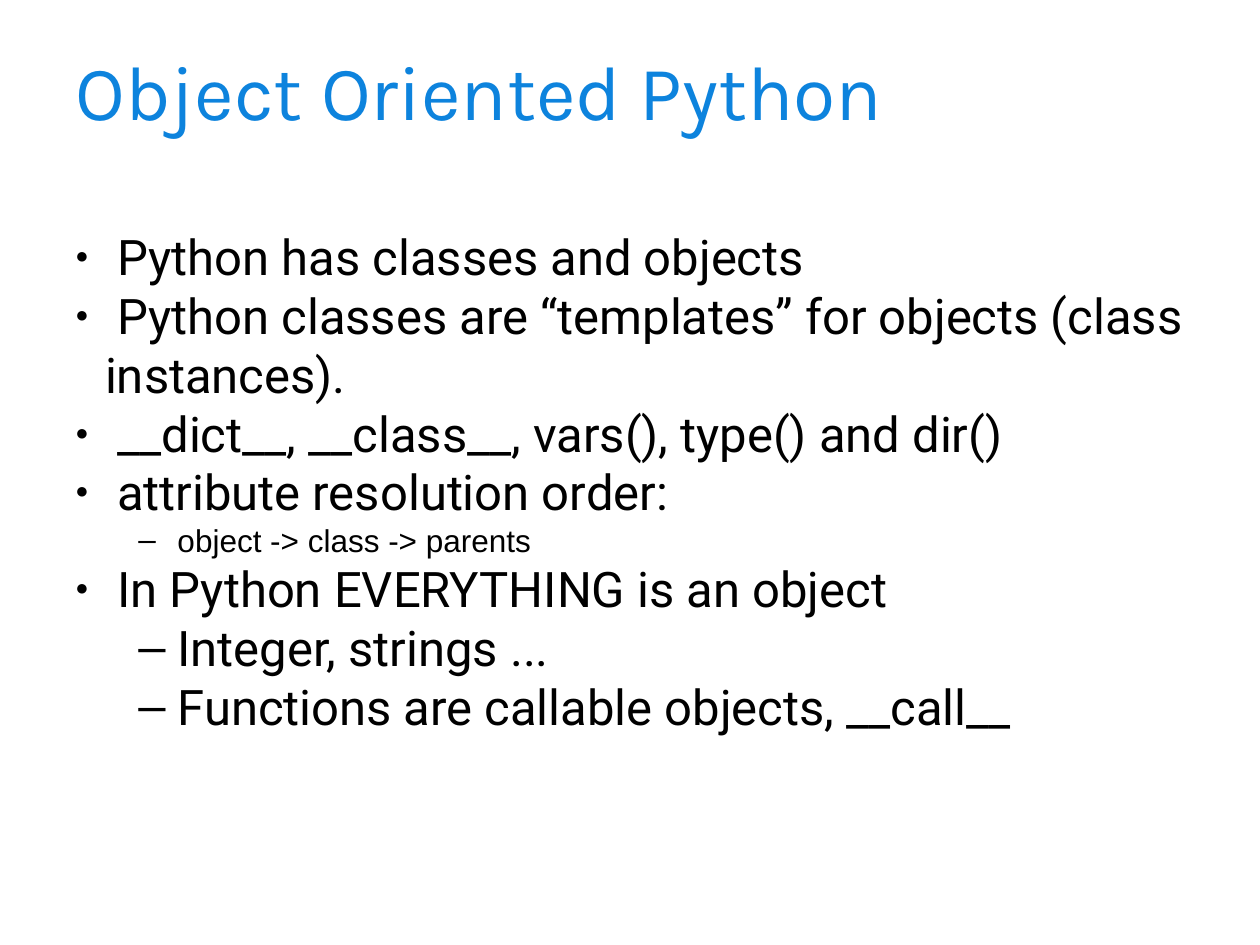
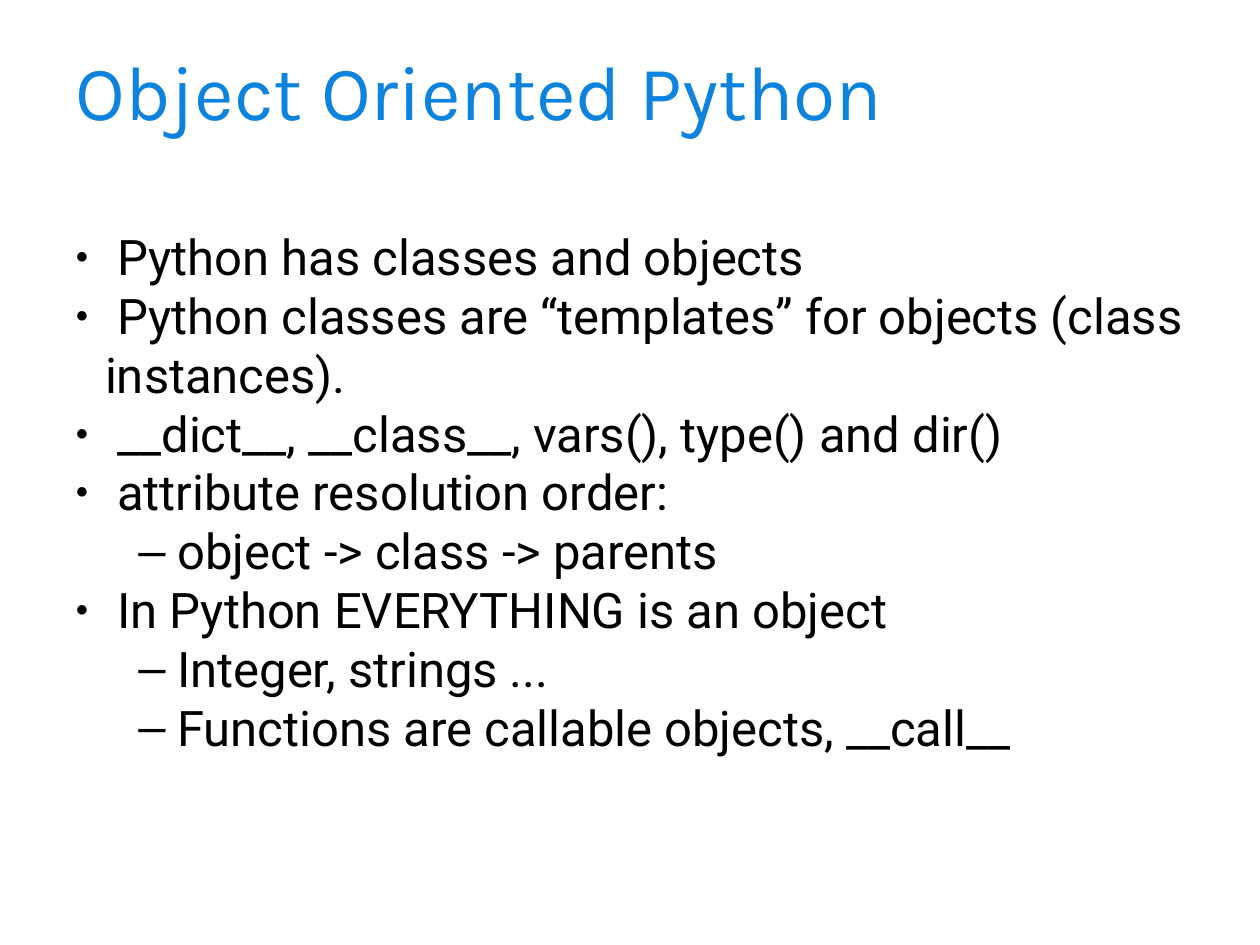
Before and after one commit to djoume/django-toronto, a slide deck: slide 5 of Metaclass - Introduction.ppt. Drawn at 1260x945 pixels with LibreOffice and Linux fonts; fonts in the diff are those of the drawing; background and template pictures are left out. Boxes give left, top, right and bottom in pixels: in the first picture for what was removed or moved away, otherwise in the second. Text is boxed around its words. In the diff, an @@ line names an element or a change of style, - is before the commit and + after.

```diff
--- a/Metaclass - Introduction.ppt
+++ b/Metaclass - Introduction.ppt
@@ text at [177,532,717,580]: size 18 to 28 pt, font Arial to Roboto in "object -> class -> parents" @@
```
Also in this commit, not shown: 4 other slides changed, 1 other file.
